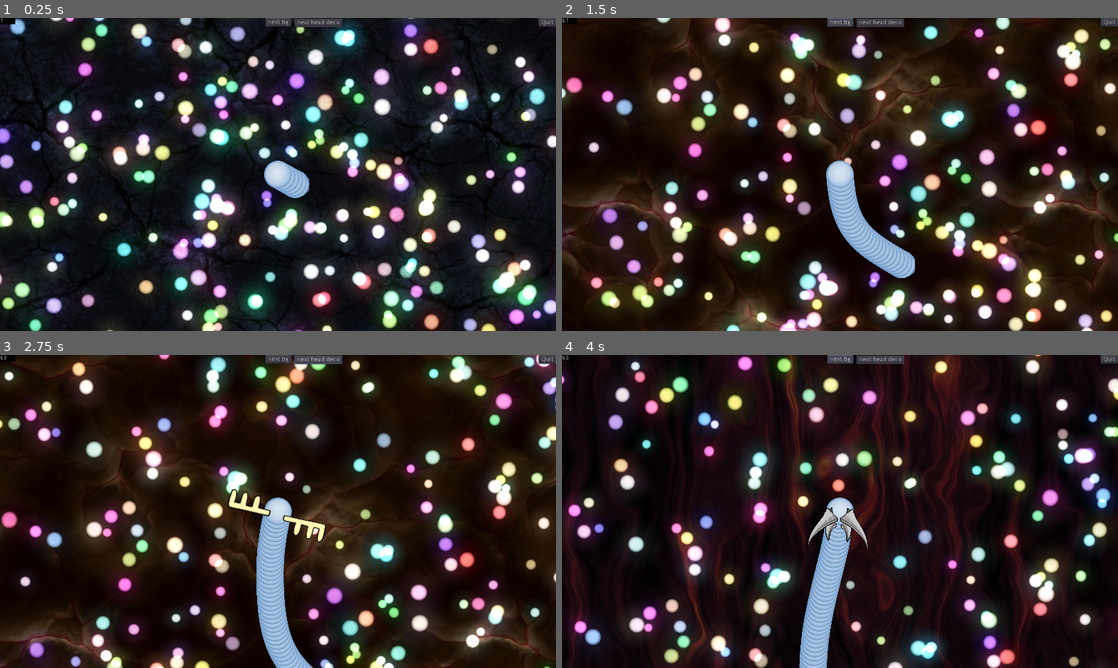
Above: before the commit, frames 1-4 (two rows, left to right).
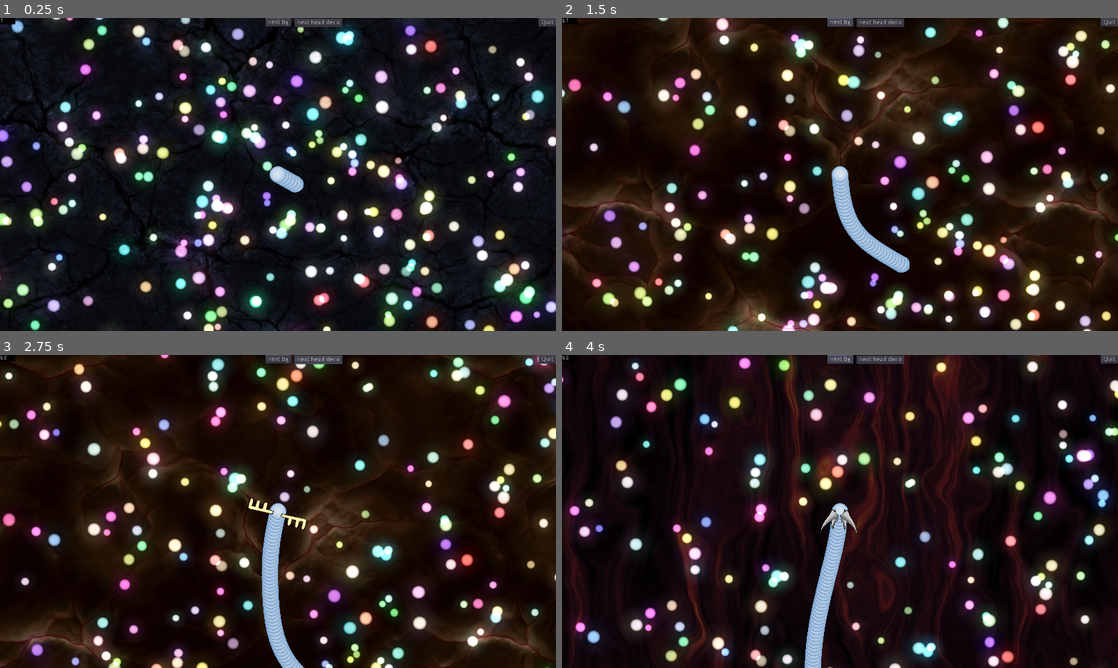
Above: after the commit, the same moments.

Repository: PostPollux/wriggly-worms
Game: Godot game, scene res://game.tscn
Same seed, same stepped clock (60 frames per second), same inputs: the game is played once before the commit and once after it. The engine's default icon, where the game draws it, is replaced by a stand-in: a white triangle on a blue panel in a dark square.
Inputs:
- Up to frame 1 (0.25 s): no input
- Up to frame 2 (1.5 s): click "next bg" at 0.5 s; click "next bg" at 1.25 s
- Up to frame 3 (2.75 s): click "next head deco" at 2 s
- Up to frame 4 (4 s): click "next head deco" at 2.75 s; click "next bg" at 3.5 s

The runs differ from the first frame. In frame 1, 11% of the frame differs, in the area x 0-100%, y 0-100%; in frame 2, 10%; in frame 3, 9.8%; in frame 4, 8.9%.

Commit message:
improve sizes an food eating animation

Diff:
--- a/Food/GlowingFood.gd
+++ b/Food/GlowingFood.gd
@@ -8,6 +8,7 @@
 onready var FoodCollider : Area2D =$"Area2D"
 
 var points : int = 1
+
 
 signal just_eaten
 
@@ -30,8 +31,6 @@
 func eat() -> void:
 	emit_signal("just_eaten", points)
 	self.queue_free()
-
-
 
 
 func _on_Area2D_area_entered(area: Area2D) -> void:
@@ -57,25 +56,14 @@
 		self.get_position(),
 		SnakeHeadArea2D,
 		"global_position",
-		0.2,
-		Tween.TRANS_LINEAR,
-		Tween.EASE_IN)
+		0.4,
+		Tween.TRANS_CUBIC,
+		Tween.EASE_OUT)
 
 	# start tween
 	FoodTween.start()
 
 
 
-
-func _on_Tween_tween_all_completed() -> void:
+func _on_Tween_tween_completed(object: Object, key: NodePath) -> void:
 	eat()
-
-
-func _on_VisibilityEnabler2D_screen_entered() -> void:
-	self.visible = true
-	#FoodCollider.visible = true
-
-
-func _on_VisibilityEnabler2D_screen_exited() -> void:
-	self.visible = false
-	#FoodCollider.visible = false
--- a/Food/GlowingFood.tscn
+++ b/Food/GlowingFood.tscn
@@ -19,7 +19,6 @@
 radius = 12.6175
 
 [node name="GlowingFood" type="Node2D"]
-scale = Vector2( 2, 2 )
 script = ExtResource( 1 )
 __meta__ = {
 "_edit_group_": true
@@ -28,6 +27,7 @@
 [node name="Sprite" type="Sprite" parent="."]
 material = SubResource( 1 )
 position = Vector2( 0, 0.513351 )
+scale = Vector2( 0.8, 0.8 )
 texture = ExtResource( 3 )
 
 [node name="Area2D" type="Area2D" parent="."]
@@ -37,10 +37,6 @@
 shape = SubResource( 2 )
 
 [node name="Tween" type="Tween" parent="."]
-
-[node name="VisibilityEnabler2D" type="VisibilityEnabler2D" parent="."]
-scale = Vector2( 4.20325, 4.20325 )
 [connection signal="area_entered" from="Area2D" to="." method="_on_Area2D_area_entered"]
 [connection signal="tween_all_completed" from="Tween" to="." method="_on_Tween_tween_all_completed"]
-[connection signal="screen_entered" from="VisibilityEnabler2D" to="." method="_on_VisibilityEnabler2D_screen_entered"]
-[connection signal="screen_exited" from="VisibilityEnabler2D" to="." method="_on_VisibilityEnabler2D_screen_exited"]
+[connection signal="tween_completed" from="Tween" to="." method="_on_Tween_tween_completed"]
--- a/Worms/ActiveHead.tscn
+++ b/Worms/ActiveHead.tscn
@@ -8,7 +8,7 @@
 [ext_resource path="res://Worms/HeadDecorations/horns_512.png" type="Texture" id=6]
 
 [sub_resource type="RectangleShape2D" id=1]
-extents = Vector2( 61.5952, 38.8515 )
+extents = Vector2( 40.3319, 26.8031 )
 
 [node name="ActiveHead" type="Node2D"]
 script = ExtResource( 1 )
@@ -25,13 +25,13 @@
 collision_mask = 7
 
 [node name="CollisionShape2D" type="CollisionShape2D" parent="Area2D"]
-position = Vector2( 22.4464, 0.440125 )
+position = Vector2( 18.0347, -0.190109 )
 shape = SubResource( 1 )
 
 [node name="Sprite" type="Sprite" parent="."]
 light_mask = 0
 rotation = 1.5708
-scale = Vector2( 0.25, 0.25 )
+scale = Vector2( 0.15, 0.15 )
 z_index = 4096
 texture = ExtResource( 2 )
 
--- a/Worms/Segment.gd
+++ b/Worms/Segment.gd
@@ -5,7 +5,7 @@
 var Head
 var PreviousSegment : Node2D
 var distance_correct : bool = false
-var distance : float = 10
+var distance : float = 8
 
 
 # Called when the node enters the scene tree for the first time.
@@ -20,5 +20,5 @@
 			self.position = PreviousSegment.position + distance * (self.position - PreviousSegment.position ).normalized()
 			self.look_at(PreviousSegment.position)
 		else:
-			if (PreviousSegment.position - self.position).length() > 10:
+			if (PreviousSegment.position - self.position).length() > distance:
 				distance_correct = true
--- a/Worms/Segment.tscn
+++ b/Worms/Segment.tscn
@@ -11,7 +11,7 @@
 
 [node name="Sprite" type="Sprite" parent="."]
 rotation = 1.5708
-scale = Vector2( 0.25, 0.25 )
+scale = Vector2( 0.15, 0.15 )
 texture = ExtResource( 1 )
 
 [node name="Area2D" type="Area2D" parent="Sprite"]
